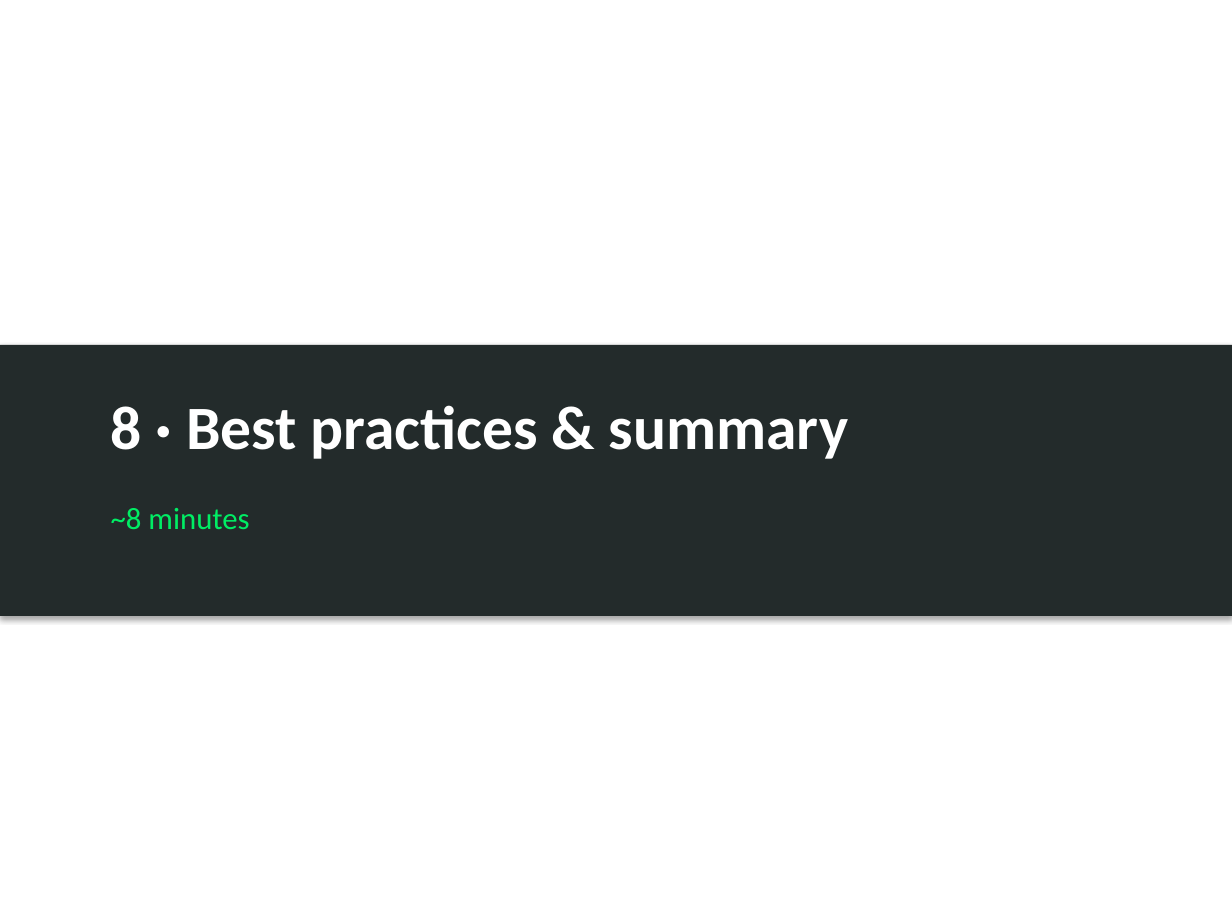
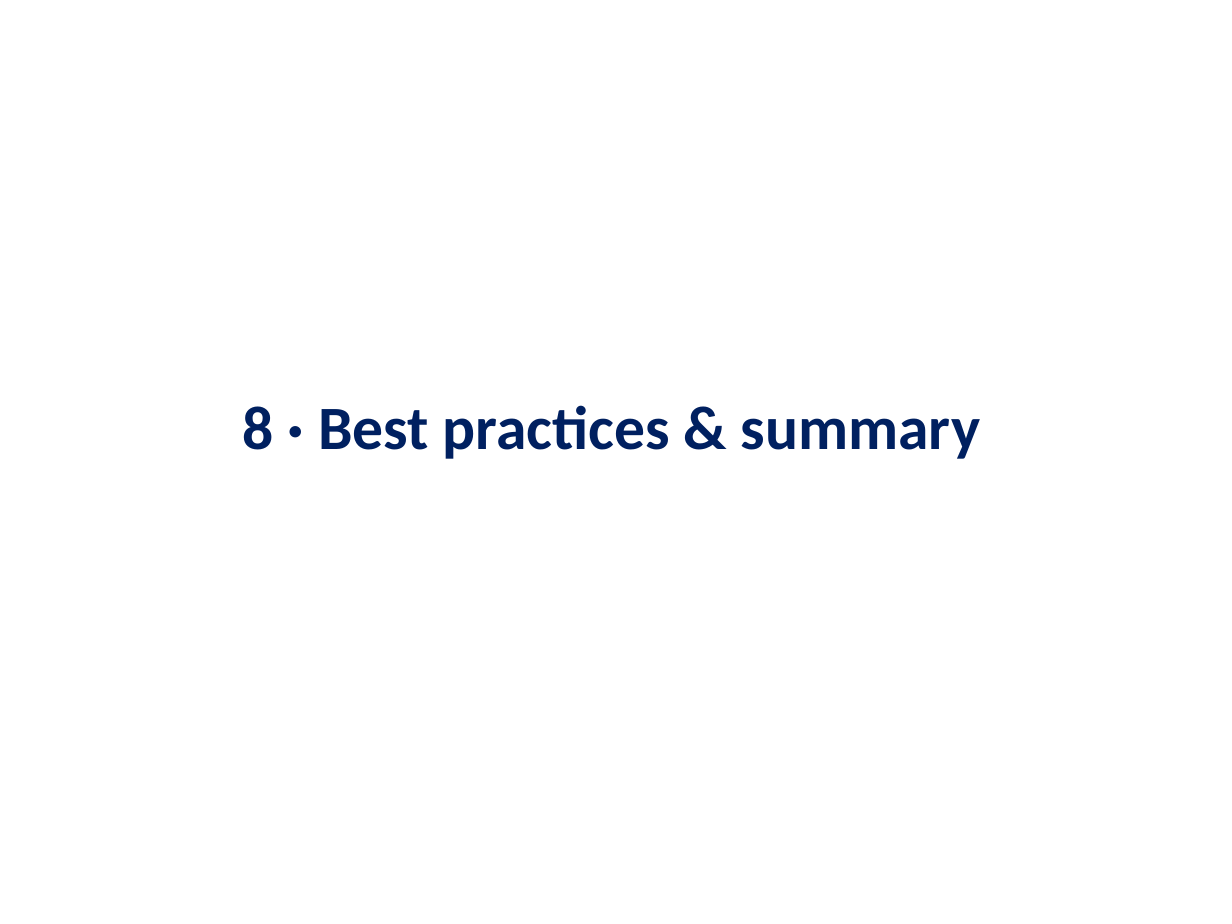
Before and after one commit to kashiraza01/MERN-Lectures, a slide deck: slide 37 of Week 5/Day 22/Lecture Day 22 - Introduction to MongoDB.pptx (slide 41 before the commit). Drawn at 1232x924 pixels with LibreOffice and Linux fonts; fonts in the diff are those of the drawing. Boxes give left, top, right and bottom in pixels: in the first picture for what was removed or moved away, otherwise in the second. Text is boxed around its words. In the diff, an @@ line names an element or a change of style, - is before the commit and + after.

```diff
--- a/Week 5/Day 22/Lecture Day 22 - Introduction to MongoDB.pptx
+++ b/Week 5/Day 22/Lecture Day 22 - Introduction to MongoDB.pptx
@@ rectangle removed at (0, 345, 1232, 616) @@
@@ text "8 · Best practices & ...": place and size @@
-text "8 · Best practices & ..." at (111, 405, 848, 459)
+text "8 · Best practices & ..." at (243, 405, 980, 459)
@@ text "8 · Best practices & ..." at (243, 405, 980, 459): text colour #FFFFFF to #002060 @@
@@ text removed at (111, 508, 249, 530) @@
-~8 minutes
```
Also in this commit, not shown: 4 other slides changed, 4 slides removed.
